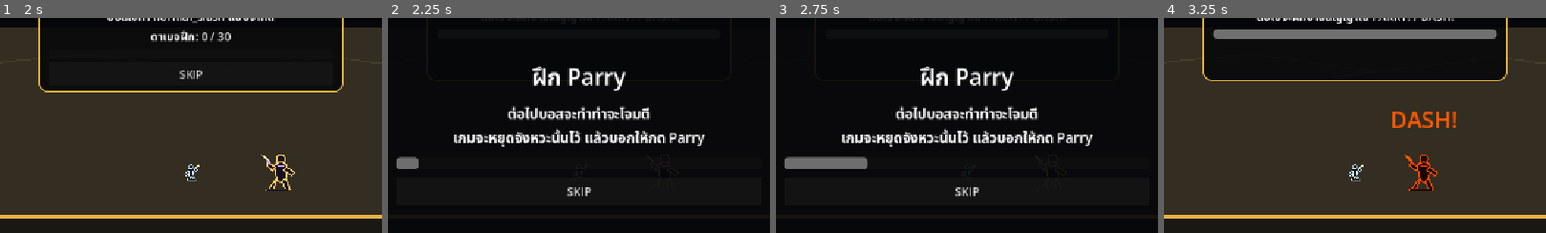
Above: before the commit, frames 1-4 (left to right).
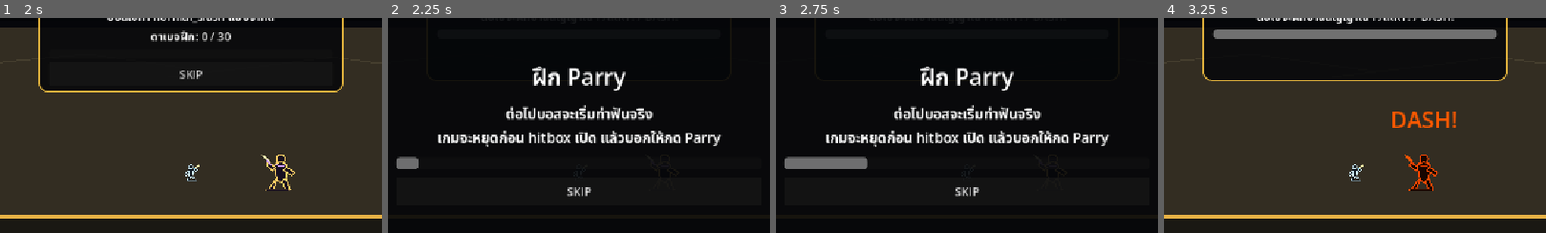
Above: after the commit, the same moments.

Repository: shanwinder/lastblade
Game: Godot game, scene res://scenes/main/BossBrokenMaster.tscn
The game is run twice, just before and just after one commit, with the same random seed, the same clock (stepped at 60 frames per second) and the same inputs.
Inputs:
- Up to frame 1 (2 s): click "START" at 0.5 s; click "SKIP" at 1.25 s
- Up to frame 2 (2.25 s): click "SKIP" at 2 s
- Up to frame 3 (2.75 s): no input
- Up to frame 4 (3.25 s): click "SKIP" at 2.75 s
The pictures show only the part of the screen within x 25-75%, y 14-64%; the shares and areas given below are measured in that part.

Frame 1 is identical in both runs. In frame 2, 4.3% of the frame differs, in the area x 13-88%, y 40-60%; in frame 3, 4.3%; in frame 4, nothing differs.

Commit message:
fix: freeze boss before training hitbox opens

Diff:
--- a/last-blade-trial/duel_1_intro_manager.gd
+++ b/last-blade-trial/duel_1_intro_manager.gd
@@ -5,8 +5,8 @@
 # ขั้นกลางของ Phase 9 ก่อนปล่อยบอสสู้จริง
 # เวอร์ชันนี้ฝึกแบบ Freeze Frame Prompt:
 # 1) อ่านคำอธิบาย
-# 2) บอสเข้าสู่ท่ากำลังจะโจมตีแบบสั้น ๆ
-# 3) หยุดจังหวะนั้นไว้ แล้วมีกล่องบอกให้กด Parry หรือ Dash
+# 2) สั่งให้บอสเริ่ม wind-up ท่าโจมตีจริงแบบควบคุม
+# 3) หยุดบอสก่อน hitbox เปิด แล้วมีกล่องบอกให้กด Parry หรือ Dash
 # 4) ผู้เล่นกดถูกหรือผิด ระบบให้ feedback แล้วไปต่อ
 # =========================
 
@@ -27,8 +27,9 @@
 # ถ้า true ช่วงอ่านคำอธิบายต้องกดปุ่มต่อไปเอง ไม่เปลี่ยนอัตโนมัติทันที
 @export var require_continue_for_briefing: bool = true
 
-# เวลาสั้น ๆ ที่ให้เห็นว่าบอสกำลังจะโจมตี ก่อนหยุดภาพเพื่อสอน
-@export var attack_preview_time: float = 0.85
+# เวลาสั้น ๆ ที่ให้เห็นว่าบอสกำลัง wind-up ก่อนหยุดภาพเพื่อสอน
+# ต้องสั้นกว่าท่าโจมตีจริงของบอส เพื่อหยุดก่อน hitbox เปิด
+@export var attack_preview_time: float = 0.45
 
 # เวลาที่ให้ผู้เล่นตอบสนองหลังเกมหยุดจังหวะโจมตีไว้และขึ้นกล่องเตือน
 @export var active_response_window: float = 3.00
@@ -118,6 +119,11 @@
 
 # จำว่า active visual เปิดอยู่หรือไม่ เพื่อลดการ set style ซ้ำ
 var is_active_signal_visual: bool = false
+
+# เก็บค่า debug pattern เดิมของบอสไว้ เพื่อคืนค่าก่อนปล่อยสู้จริง
+var has_saved_original_boss_debug: bool = false
+var original_debug_force_attack_pattern_enabled: bool = false
+var original_debug_forced_attack_pattern: String = "random"
 
 # tween สำหรับ pulse ข้อความ
 var pulse_tween: Tween = null
@@ -295,12 +301,41 @@
 	# เริ่ม controlled practice และแปลงบอสเป็นหุ่นฝึกชั่วคราว
 	has_started_intro = true
 	miss_count = 0
+	save_original_boss_debug_settings()
 	prepare_boss_as_training_dummy()
 	root_control.visible = true
 	set_skip_button_visible(skip_button_enabled)
 
 	start_step("parry")
 	print("Duel 1 freeze-frame boss practice started")
+
+
+func save_original_boss_debug_settings() -> void:
+	# จำค่า debug pattern เดิม เพื่อไม่ให้โหมดฝึกทำให้บอสจริงโดนบังคับ pattern ต่อ
+	if has_saved_original_boss_debug:
+		return
+
+	if not is_instance_valid(boss):
+		return
+
+	var original_force = boss.get("debug_force_attack_pattern_enabled")
+	if original_force != null:
+		original_debug_force_attack_pattern_enabled = bool(original_force)
+
+	var original_pattern = boss.get("debug_forced_attack_pattern")
+	if original_pattern != null:
+		original_debug_forced_attack_pattern = str(original_pattern)
+
+	has_saved_original_boss_debug = true
+
+
+func restore_original_boss_debug_settings() -> void:
+	# คืนค่า pattern เดิมก่อนปล่อยบอสจริง
+	if not is_instance_valid(boss):
+		return
+
+	boss.set("debug_force_attack_pattern_enabled", original_debug_force_attack_pattern_enabled)
+	boss.set("debug_forced_attack_pattern", original_debug_forced_attack_pattern)
 
 
 func prepare_boss_as_training_dummy() -> void:
@@ -360,8 +395,8 @@
 
 
 func enter_attack_preview_phase() -> void:
-	# บอสเข้าสู่ท่ากำลังจะโจมตี แต่ยังไม่ขึ้นคำตอบทันที
-	# จุดประสงค์คือให้ผู้เล่นเห็นว่า "ตอนนี้บอสกำลังจะตี" ก่อนเกมหยุดเตือน
+	# บอสเริ่ม wind-up ท่าจริงแบบควบคุม แต่ยังไม่ขึ้นคำตอบทันที
+	# เราจะหยุดก่อน hitbox เปิด เพื่อทำ freeze frame prompt
 	current_phase = "attack_preview"
 	phase_elapsed_time = 0.0
 	can_continue_briefing = false
@@ -369,12 +404,59 @@
 	set_active_signal_visual(false)
 	set_progress_percent(0.0)
 	show_attack_preview_text()
-	show_boss_windup_preview()
+	start_controlled_boss_windup_preview()
 	pulse_title(1.08)
 
 
+func start_controlled_boss_windup_preview() -> void:
+	# ใช้ attack() ของบอสจริงเพื่อให้บอสเข้า state wind-up จริง
+	# แต่จะ cancel ก่อน hitbox เปิดใน enter_frozen_prompt_phase()
+	if not is_instance_valid(boss):
+		return
+
+	reset_boss_state_before_controlled_preview()
+
+	boss.set("debug_force_attack_pattern_enabled", true)
+	boss.set("debug_forced_attack_pattern", get_controlled_boss_pattern_for_current_step())
+	boss.set("can_attack", true)
+
+	if boss.has_method("attack"):
+		boss.call("attack")
+
+
+func reset_boss_state_before_controlled_preview() -> void:
+	# ล้างสถานะค้างเพื่อให้ controlled attack preview เริ่มสะอาด
+	if not is_instance_valid(boss):
+		return
+
+	var attack_id = boss.get("attack_sequence_id")
+	if attack_id != null:
+		boss.set("attack_sequence_id", int(attack_id) + 1)
+
+	boss.set("is_winding_up", false)
+	boss.set("is_attacking", false)
+	boss.set("is_staggered", false)
+	boss.set("is_knocked_back", false)
+	boss.set("knockback_velocity", Vector2.ZERO)
+	boss.set("velocity", Vector2.ZERO)
+	boss.set("has_hit_player", false)
+	boss.set("can_attack", true)
+
+	var attack_shape = boss.get_node_or_null("AttackHitbox/CollisionShape2D")
+	if attack_shape != null:
+		attack_shape.set_deferred("disabled", true)
+
+
+func get_controlled_boss_pattern_for_current_step() -> String:
+	# Parry ใช้ท่าปกติที่ Parry ได้ / Dash ใช้ท่าหนักที่ต้องหลบ
+	if current_step == "dash":
+		return "heavy_slash"
+
+	return "normal_slash"
+
+
 func update_attack_preview_phase() -> void:
-	# ช่วงเห็นท่าบอสกำลังจะโจมตี ก่อน freeze frame prompt
+	# ช่วงเห็นท่าบอสกำลัง wind-up ก่อน freeze frame prompt
 	var progress_percent: float = clamp(phase_elapsed_time / max(attack_preview_time, 0.01), 0.0, 1.0)
 	set_progress_percent(progress_percent)
 
@@ -383,14 +465,39 @@
 
 
 func enter_frozen_prompt_phase() -> void:
-	# นี่คือจังหวะ freeze frame: บอสหยุดนิ่งตอนกำลังจะโจมตี แล้วกล่องเตือนให้กด Parry/Dash
+	# นี่คือจังหวะ freeze frame: หยุดบอสก่อน hitbox เปิด แล้วกล่องเตือนให้กด Parry/Dash
 	current_phase = "frozen_prompt"
 	phase_elapsed_time = 0.0
+	freeze_boss_before_training_hitbox()
 	set_active_signal_visual(true)
 	set_progress_percent(1.0)
 	show_frozen_prompt_text()
 	show_boss_cue_for_current_step()
 	pulse_title(1.28)
+
+
+func freeze_boss_before_training_hitbox() -> void:
+	# สำคัญ: ยกเลิก coroutine attack() ของบอสก่อนถึง active hitbox
+	# แล้วหยุดสถานะไว้เป็นจังหวะ freeze frame สำหรับกล่องสอน
+	if not is_instance_valid(boss):
+		return
+
+	var attack_id = boss.get("attack_sequence_id")
+	if attack_id != null:
+		boss.set("attack_sequence_id", int(attack_id) + 1)
+
+	boss.set_physics_process(false)
+	boss.set("is_winding_up", true)
+	boss.set("is_attacking", false)
+	boss.set("is_staggered", false)
+	boss.set("is_knocked_back", false)
+	boss.set("can_attack", false)
+	boss.set("velocity", Vector2.ZERO)
+	boss.set("knockback_velocity", Vector2.ZERO)
+
+	var attack_shape = boss.get_node_or_null("AttackHitbox/CollisionShape2D")
+	if attack_shape != null:
+		attack_shape.set_deferred("disabled", true)
 
 
 func update_frozen_prompt_phase() -> void:
@@ -454,6 +561,7 @@
 	set_progress_percent(1.0 if was_successful else 0.0)
 	play_controlled_attack_visual()
 	clear_boss_cue()
+	stop_boss_after_controlled_prompt()
 
 	if was_successful:
 		show_success_feedback()
@@ -476,6 +584,25 @@
 
 	if current_step == "dash":
 		complete_intro()
+
+
+func stop_boss_after_controlled_prompt() -> void:
+	# หลังผู้เล่นตอบแล้ว ให้หยุดบอสกลับเป็นหุ่นฝึกนิ่ง ๆ ก่อน step ถัดไป
+	if not is_instance_valid(boss):
+		return
+
+	boss.set_physics_process(false)
+	boss.set("is_winding_up", false)
+	boss.set("is_attacking", false)
+	boss.set("is_staggered", false)
+	boss.set("is_knocked_back", false)
+	boss.set("can_attack", false)
+	boss.set("velocity", Vector2.ZERO)
+	boss.set("knockback_velocity", Vector2.ZERO)
+
+	var attack_shape = boss.get_node_or_null("AttackHitbox/CollisionShape2D")
+	if attack_shape != null:
+		attack_shape.set_deferred("disabled", true)
 
 
 func show_success_feedback() -> void:
@@ -511,18 +638,18 @@
 
 
 func show_briefing_text() -> void:
-	# แสดงคำอธิบายก่อนเริ่ม sequence บอสกำลังจะโจมตี -> freeze prompt
+	# แสดงคำอธิบายก่อนเริ่ม sequence บอส wind-up -> freeze prompt
 	if current_step == "parry":
 		set_practice_text(
 			"ฝึก Parry",
-			"ต่อไปบอสจะทำท่าจะโจมตี\nเกมจะหยุดจังหวะนั้นไว้ แล้วบอกให้กด Parry"
+			"ต่อไปบอสจะเริ่มท่าฟันจริง\nเกมจะหยุดก่อน hitbox เปิด แล้วบอกให้กด Parry"
 		)
 		return
 
 	if current_step == "dash":
 		set_practice_text(
 			"ฝึก Dash",
-			"ต่อไปบอสจะทำท่าหนัก\nเกมจะหยุดจังหวะนั้นไว้ แล้วบอกให้กด Dash"
+			"ต่อไปบอสจะเริ่มท่าหนักจริง\nเกมจะหยุดก่อน hitbox เปิด แล้วบอกให้กด Dash"
 		)
 		return
 
@@ -532,14 +659,14 @@
 	if current_step == "parry":
 		set_practice_text(
 			"บอสกำลังจะโจมตี",
-			"ดูท่าทางบอสก่อน\nอีกสักครู่เกมจะหยุดจังหวะสำคัญเพื่อบอกปุ่ม"
+			"บอสเริ่ม wind-up ท่าฟันจริงแล้ว\nอีกสักครู่เกมจะหยุดก่อนโดนฟัน"
 		)
 		return
 
 	if current_step == "dash":
 		set_practice_text(
 			"บอสกำลังจะใช้ท่าหนัก",
-			"ดูท่าทางบอสก่อน\nอีกสักครู่เกมจะหยุดจังหวะสำคัญเพื่อบอกปุ่ม"
+			"บอสเริ่ม wind-up ท่าหนักจริงแล้ว\nอีกสักครู่เกมจะหยุดก่อนโดนฟัน"
 		)
 		return
 
@@ -549,28 +676,15 @@
 	if current_step == "parry":
 		set_practice_text(
 			"⏸  %s  ⏸" % parry_practice_text,
-			"บอสถูกหยุดไว้ตรงจังหวะกำลังโจมตี\nกด PARRY ตอนนี้"
+			"บอสถูกหยุดไว้ก่อน hitbox เปิด\nกด PARRY ตอนนี้"
 		)
 		return
 
 	if current_step == "dash":
 		set_practice_text(
 			"⏸  %s  ⏸" % dash_practice_text,
-			"บอสถูกหยุดไว้ตรงจังหวะท่าหนัก\nกด DASH ตอนนี้ ห้าม Parry"
+			"บอสถูกหยุดไว้ก่อนท่าหนักโดนตัว\nกด DASH ตอนนี้ ห้าม Parry"
 		)
-		return
-
-
-func show_boss_windup_preview() -> void:
-	# ทำให้บอสเหมือนกำลัง wind-up ก่อน freeze prompt
-	if current_step == "parry":
-		show_boss_cue("...", Color.YELLOW)
-		set_boss_sprite_color(Color.YELLOW)
-		return
-
-	if current_step == "dash":
-		show_boss_cue("...", Color(1.0, 0.35, 0.0, 1.0))
-		set_boss_sprite_color(Color(1.0, 0.35, 0.0, 1.0))
 		return
 
 
@@ -590,13 +704,13 @@
 func show_boss_cue(text: String, color: Color) -> void:
 	# เรียกใช้ระบบ hint เหนือหัวบอสเดิม ถ้ามี
 	if is_instance_valid(boss) and boss.has_method("update_boss_hint_label"):
-		boss.update_boss_hint_label(text, color)
+		boss.call("update_boss_hint_label", text, color)
 
 
 func clear_boss_cue() -> void:
 	# ล้าง hint และคืนสีบอสหลังจบ step
 	if is_instance_valid(boss) and boss.has_method("clear_attack_hint"):
-		boss.clear_attack_hint()
+		boss.call("clear_attack_hint")
 
 	set_boss_sprite_color(Color.WHITE)
 
@@ -614,7 +728,7 @@
 func play_controlled_attack_visual() -> void:
 	# เล่น slash placeholder ของบอสตอนผู้เล่นตอบสนอง เพื่อให้รู้สึกว่าหลังตอบแล้วท่าถูกปล่อยออกจริง
 	if is_instance_valid(boss) and boss.has_method("show_boss_slash_effect"):
-		boss.show_boss_slash_effect()
+		boss.call("show_boss_slash_effect")
 
 
 func set_practice_text(new_title: String, new_body: String) -> void:
@@ -641,6 +755,7 @@
 	set_skip_button_visible(false)
 	set_progress_percent(1.0)
 	clear_boss_cue()
+	restore_original_boss_debug_settings()
 	set_practice_text(
 		"พร้อมเข้าบอสจริง",
 		"จากนี้บอสจะไม่หยุดเตือนแล้ว\nอ่านท่าก่อนโจมตี และตอบสนองให้ทันในเวลาจริง"
@@ -671,6 +786,7 @@
 	set_skip_button_visible(false)
 	set_progress_percent(1.0)
 	clear_boss_cue()
+	restore_original_boss_debug_settings()
 
 	if is_instance_valid(root_control):
 		root_control.visible = false
